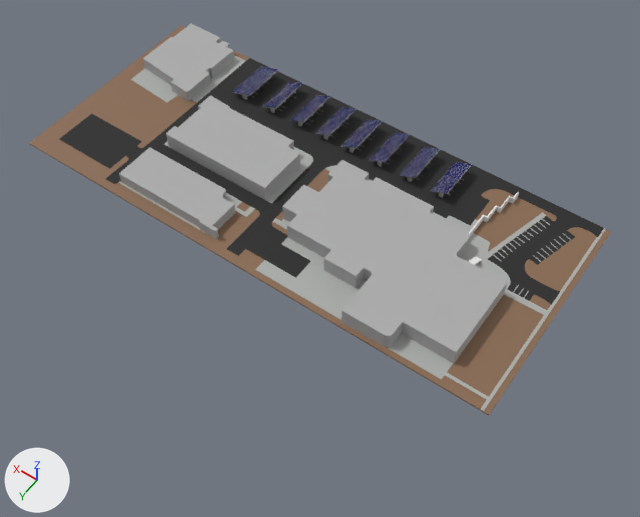
An edit to the glTF model public/models/thebuilding.glb, drawn before and after from the same camera.
Rendered twice from a 50 mm lens placed at (-11.61, 15.99, 21.62), pointed at (-1.44, 1.76, -0.75). Every picture has the same lights, and +X, +Y and +Z are marked at lower left. Where no turn or scale is listed for an object, it has been applied to the vertices. Vertices at the same position are counted once.

The first picture shows 'B1', 'B2', 'B3', 'B4', 'gravel', 'parking', 'sidewalk', 'solarpanel'.
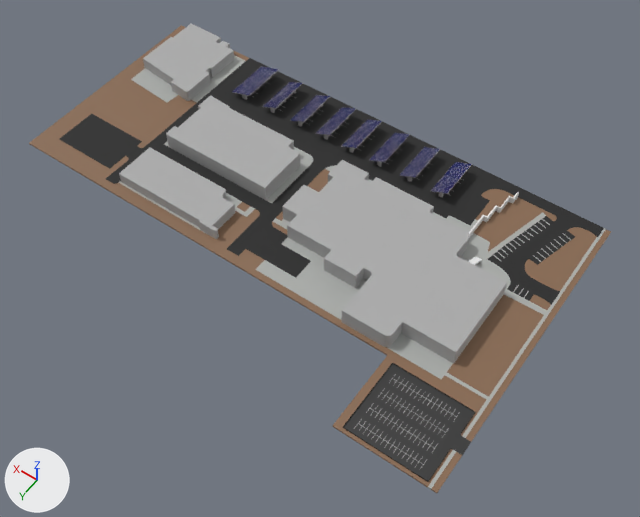
Changed parts and their boxes [x1, y1, x2, y2] in the pictures (640 x 517 px):
'gravel', reshaped (20% taller)
    before: [29, 25, 611, 415]
    after: [29, 25, 611, 493]
'sidewalk', reshaped (22% taller)
    before: [118, 55, 606, 411]
    after: [118, 55, 606, 490]
'eastlines', added
    after: [354, 374, 460, 468]
'eastrows', added
    after: [358, 379, 457, 464]
'Cube.006', added
    after: [393, 363, 475, 412]
'Cube.005', added
    after: [343, 427, 428, 482]
part 1 of me_cube_001, built on
    before: [480, 400, 490, 411]
    after: [344, 363, 490, 490]

The change, as a list of edits to the scene's bpy script:
```text
Add mat_material_007:
    mat_material_007 = principled_material('Material.007')
    mat_material_007.base_color = (0.0308, 0.0308, 0.0308)  # black #313131
Add mat_material_008:
    mat_material_008 = principled_material('Material.008')
    mat_material_008.base_color = (0.00945, 0.00945, 0.00945)  # black #191919
    mat_material_008.metallic = 0.128
    mat_material_008.roughness = 0.188
Change me_cube_001:
    used by ob_sidewalk; location = (-6.83, 0.0, 0.0)
    remove me_cube_001.from_pydata(...)  # 202 vertices, 400 faces; spans x -1.6..15.5, y -4.0..4.0, z 0.0
    add me_cube_001.from_pydata(...)  # 246 vertices, 488 faces; spans x -1.8..15.5, y -4.0..6.7, z 0.0
    me_cube_001 part 1
    2 vertices are removed from x -1.6..-1.5, y 4.0, z 0.0
    10 faces are deleted
    2 vertices move from x -1.6..-1.5, y 4.0, z 0.0 to x -1.6..-1.5, y 6.7, z 0.0
    41 vertices are added at x -1.8..1.2, y 4.1..6.7, z 0.0
    5 new vertices lie (0.0, 0.4, 0.0) away from vertices in x -1.6..-1.5, y 5.0, z 0.0
    22 new faces join them, mat_material_002 (grey #abadaa)
    76 new faces join them, mat_material_007 (black #313131)
    add me_cube_001.materials.append(mat_material_007)  # black #313131
Change me_cube_006:
    used by ob_gravel; location = (0.0, 0.0, 0.0)
    remove me_cube_006.from_pydata(...)  # 8 vertices, 12 faces; spans x -8.6..9.3, y -4.0..4.0, z 0.0
    add me_cube_006.from_pydata(...)  # 16 vertices, 28 faces; spans x -8.6..9.3, y -4.0..6.7, z 0.0
    me_cube_006 part 2
    8 faces are deleted
    8 vertices are added at x -8.6..-5.4, y -4.0..6.7, z 0.0
    24 new faces join them
Add me_cube_021:
    me_cube_021.from_pydata(...)  # 1808 vertices, 2820 faces; spans x -0.03..2.64, y 0.0, z -0.04..0.0
    me_cube_021.materials.append(mat_material_008)  # black #191919
Add me_cube_020:
    me_cube_020.from_pydata(...)  # 1808 vertices, 2820 faces; spans x -0.03..2.64, y 0.0, z -0.04..0.0
    me_cube_020.materials.append(mat_material_008)  # black #191919
Add me_cube_010:
    me_cube_010.from_pydata(...)  # 512 vertices, 768 faces; spans x -0.01..2.06, y -1.9..0.19, z -0.03..0.03
    me_cube_010.materials.append(mat_material)  # grey #acacac
Add me_cube_002:
    me_cube_002.from_pydata(...)  # 32 vertices, 48 faces; spans x -0.46..1.6, y -1.72..0.01, z -0.01..0.01
    me_cube_002.materials.append(mat_material)  # grey #acacac
Add ob_cube_006:
    ob_cube_006 = bpy.data.objects.new('Cube.006', me_cube_021)
    ob_cube_006.location = (-8.29, 4.13, 0.07)
Add ob_cube_005:
    ob_cube_005 = bpy.data.objects.new('Cube.005', me_cube_020)
    ob_cube_005.location = (-8.29, 6.59, 0.07)
Add ob_eastlines:
    ob_eastlines = bpy.data.objects.new('eastlines', me_cube_010)
    ob_eastlines.location = (-7.96, 6.25, 0.0)
Add ob_eastrows:
    ob_eastrows = bpy.data.objects.new('eastrows', me_cube_002)
    ob_eastrows.location = (-7.51, 6.25, 0.02)
```
